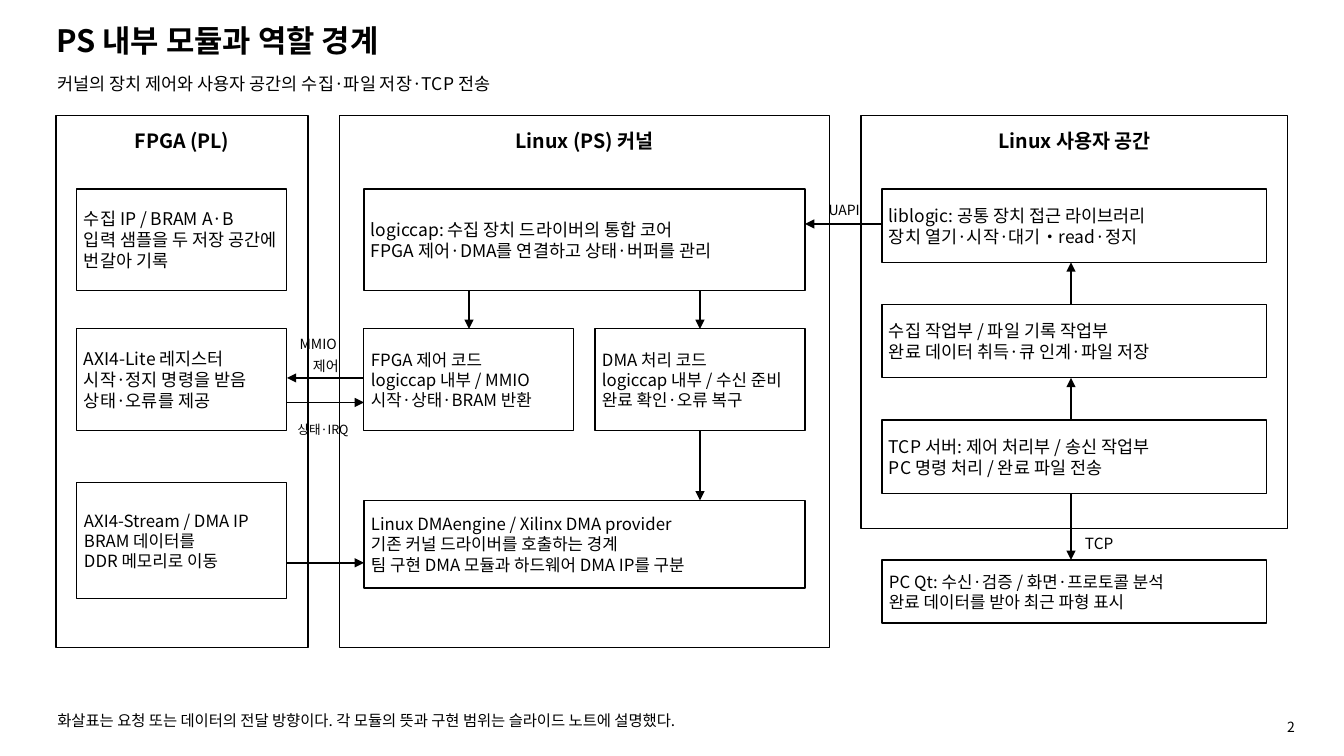
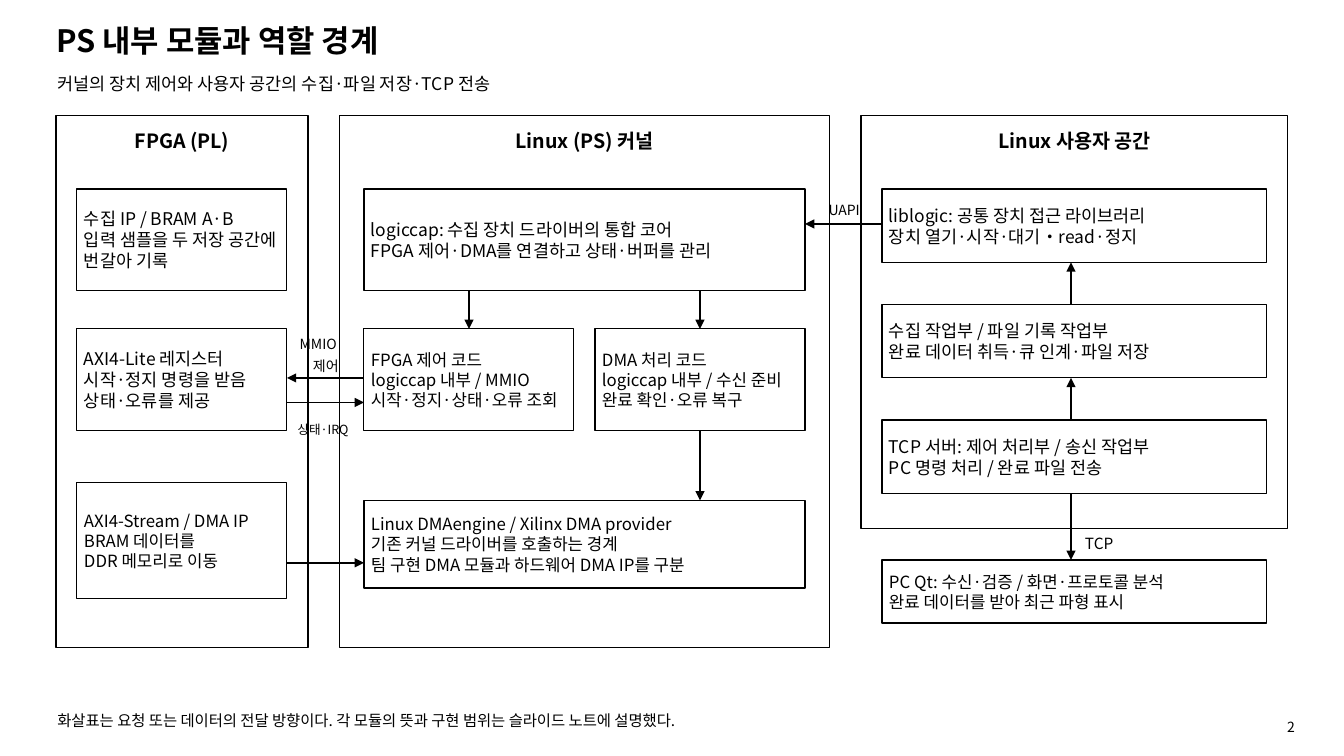
Before and after one commit to shinyuji/lucky_kernel, a slide deck: slide 2 of docs/FPGA_Linux_Qt_Sequence_Diagram.pptx. Drawn at 1344x756 pixels with LibreOffice and Linux fonts; fonts in the diff are those of the drawing. Boxes give left, top, right and bottom in pixels: in the first picture for what was removed or moved away, otherwise in the second. Text is boxed around its words. In the diff, an @@ line names an element or a change of style, - is before the commit and + after.

```diff
--- a/docs/FPGA_Linux_Qt_Sequence_Diagram.pptx
+++ b/docs/FPGA_Linux_Qt_Sequence_Diagram.pptx
@@ text at bbox=[371, 389, 558, 408]: text changed @@
-시작·상태·BRAM 반환
+시작·정지·상태·오류 조회
```
Also in this commit, not shown: 3 other slides changed.
